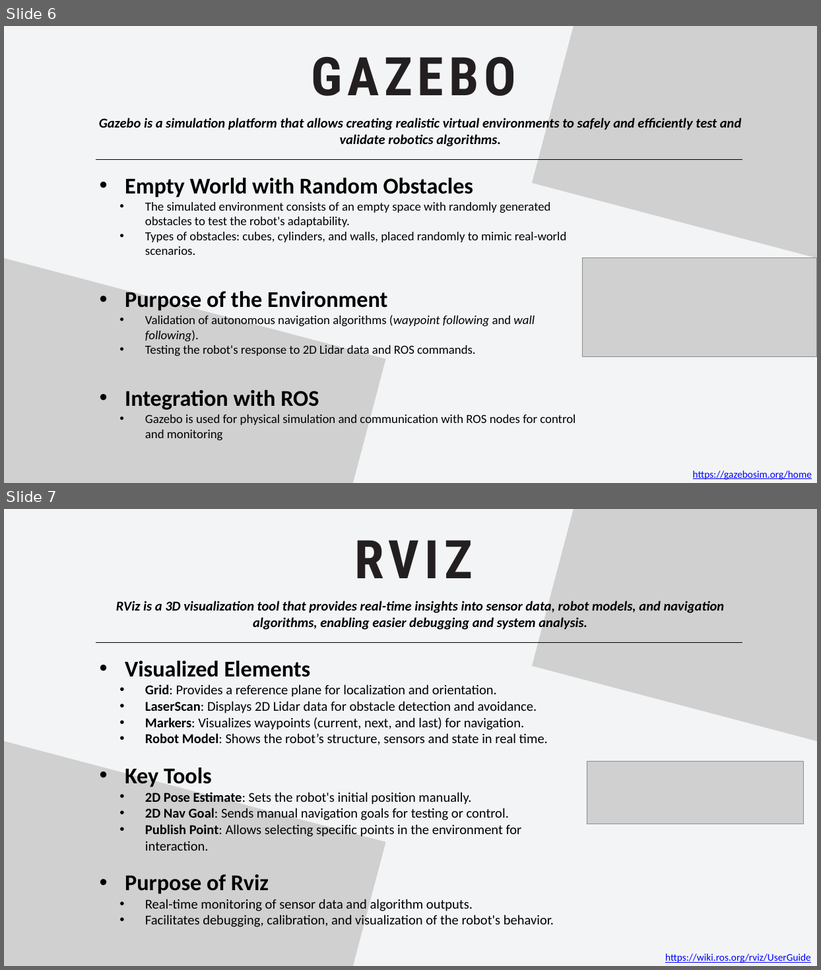
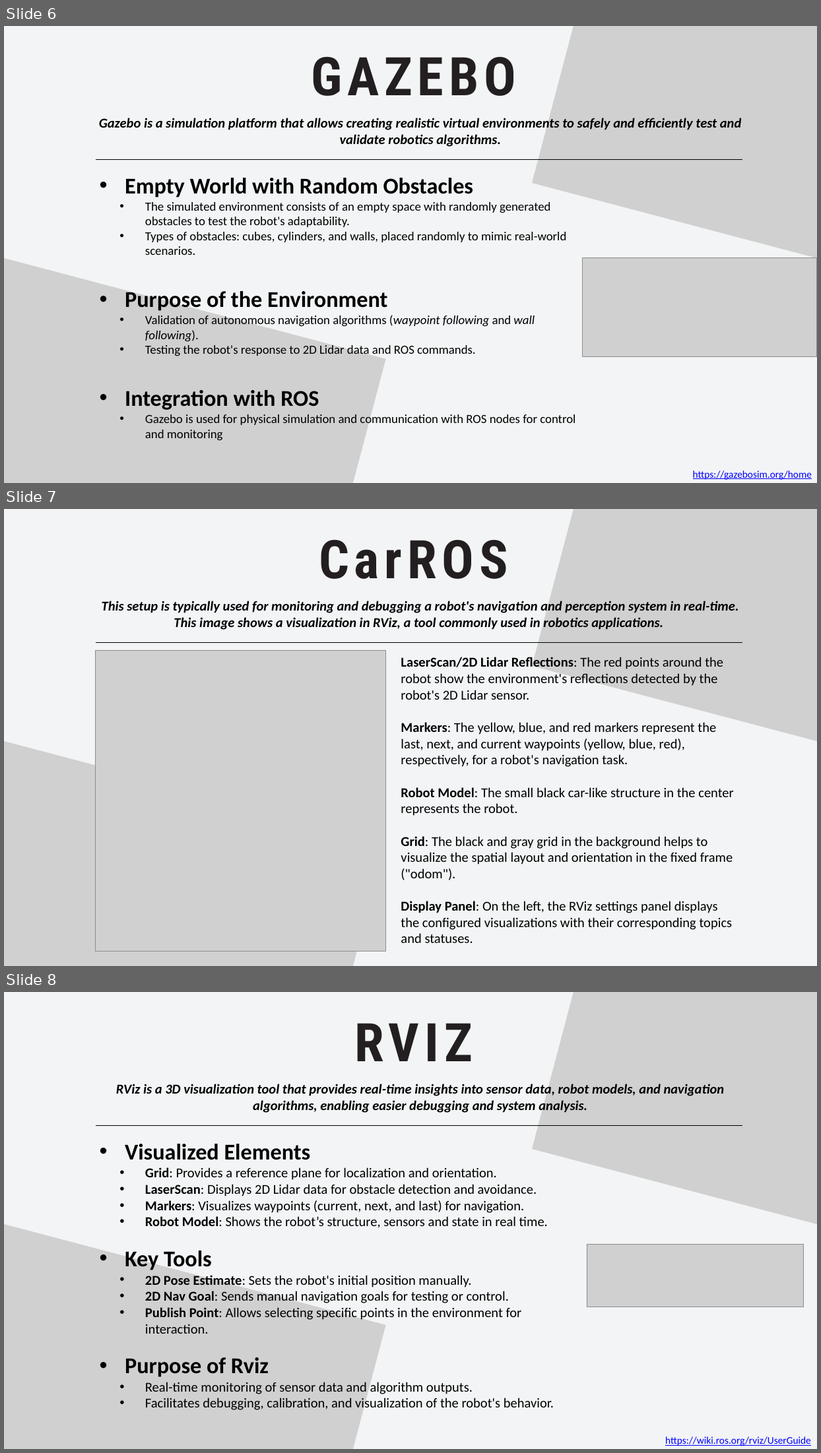
Before and after one commit to Endless077/Simple_CarROS, a slide deck: ros_presentation.pptx. Shown one above the other, each under a label of ours: slides 6 and 7 before the commit, slides 6, 7 and 8 after it. The pictures are 821x970 and 821x1453 pixels, drawn with LibreOffice and Linux fonts; fonts in the diff are those of the drawing; grey boxes stand for pictures. Boxes give left, top, right and bottom in pixels: in the first picture for what was removed or moved away, otherwise in the second. Text is boxed around its words. In the diff, an @@ line names an element or a change of style, - is before the commit and + after.

```diff
--- a/ros_presentation.pptx
+++ b/ros_presentation.pptx
@@ slide 7 added at [4,509,817,966], background #F2F4F5 @@
@@ picture added at [532,509,817,824] @@
@@ text added at [319,539,508,579], 94.3 pt, text #231F20, bold @@
+CarROS
@@ text added at [102,601,739,630], 24 pt, text #000000, bold, italic @@
+This setup is typically used for monitoring and debugging a robot's navigation and perception system in real-time. This image shows a visualization in RViz, a tool commonly used in robotics applications.
@@ line added from (96, 642) to (743, 642), #000000 0.75 pt @@
@@ picture added at [96,650,385,951] @@
@@ text added at [401,657,733,943], 24 pt, text #000000 @@
+LaserScan/2D Lidar Reflections: The red points around the robot show the environment's reflections detected by the robot's 2D Lidar sensor.
+Markers: The yellow, blue, and red markers represent the last, next, and current waypoints (yellow, blue, red), respectively, for a robot's navigation task.
+Robot Model: The small black car-like structure in the center represents the robot.
+Grid: The black and gray grid in the background helps to visualize the spatial layout and orientation in the fixed frame ("odom").
+Display Panel: On the left, the RViz settings panel displays the configured visualizations with their corresponding topics and statuses.
@@ picture added at [4,683,386,966] @@
@@ what was slide 7 is now slide 8 @@
```
Also in this commit, not shown: 1 other slide added, 6 other files.
